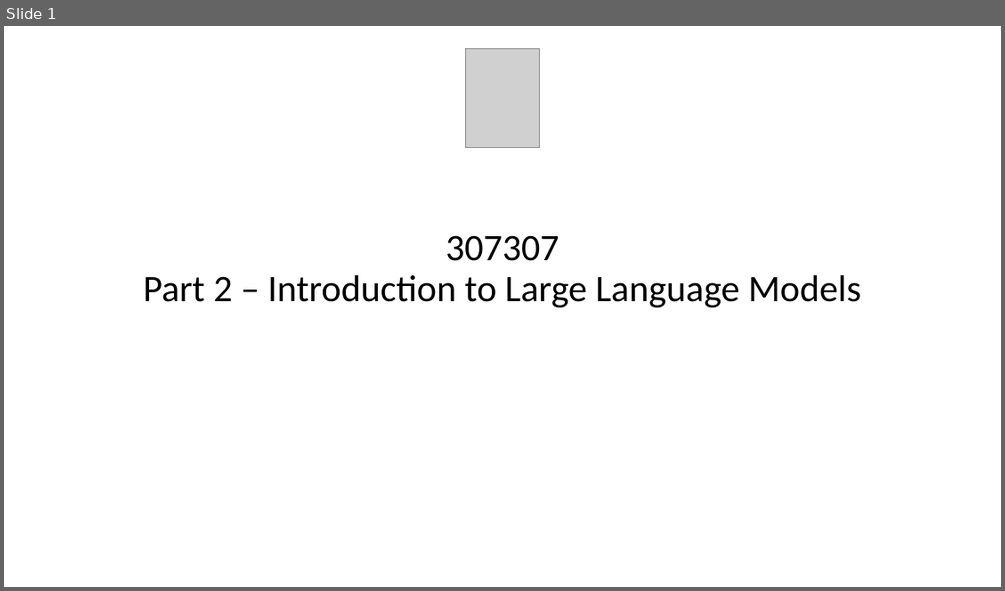
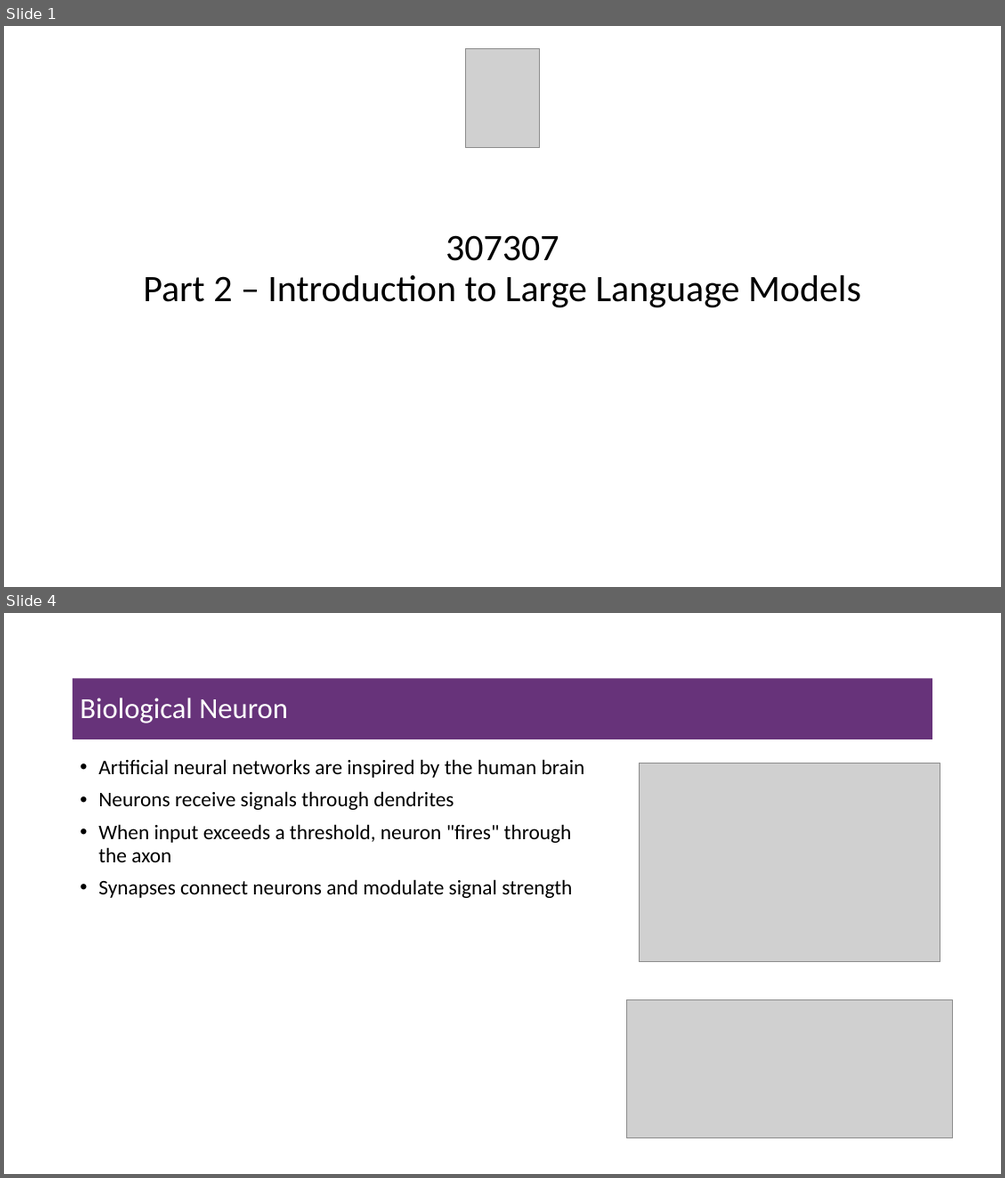
Before and after one commit to msfasha/307307-BI-Methods, a slide deck: 20242-NLP-LLM/lecture notes/Part 2 - Introduction to Large Language Models/Part 2 - Introduction to Large Language Models.pptx. Shown one above the other, each under a label of ours: slide 1 before the commit, slides 1 and 4 after it; the slides between them are not shown. The pictures are 1005x591 and 1005x1178 pixels, drawn with LibreOffice and Linux fonts; fonts in the diff are those of the drawing; grey boxes stand for pictures; background and template pictures are left out. Boxes give left, top, right and bottom in pixels: in the first picture for what was removed or moved away, otherwise in the second. Text is boxed around its words. In the diff, an @@ line names an element or a change of style, - is before the commit and + after.

```diff
--- a/20242-NLP-LLM/lecture notes/Part 2 - Introduction to Large Language Models/Part 2 - Introduction to Large Language Models.pptx
+++ b/20242-NLP-LLM/lecture notes/Part 2 - Introduction to Large Language Models/Part 2 - Introduction to Large Language Models.pptx
@@ slide 4 added at (4,613,1001,1174), background #FFFFFF @@
@@ title added at (73,678,933,739), fill #67337A, 28 pt, text #FFFFFF @@
+Biological Neuron
@@ text added at (98,759,585,898), 20 pt, text #000000 @@
+• Artificial neural networks are inspired by the human brain
+• Neurons receive signals through dendrites
+• When input exceeds a threshold, neuron "fires" through the axon
+• Synapses connect neurons and modulate signal strength
@@ picture added at (639,763,940,962) @@
@@ picture added at (627,1000,953,1138) @@
```
Also in this commit, not shown: 43 slides changed, 15 other slides added, 45 slides removed, 1 other file.
